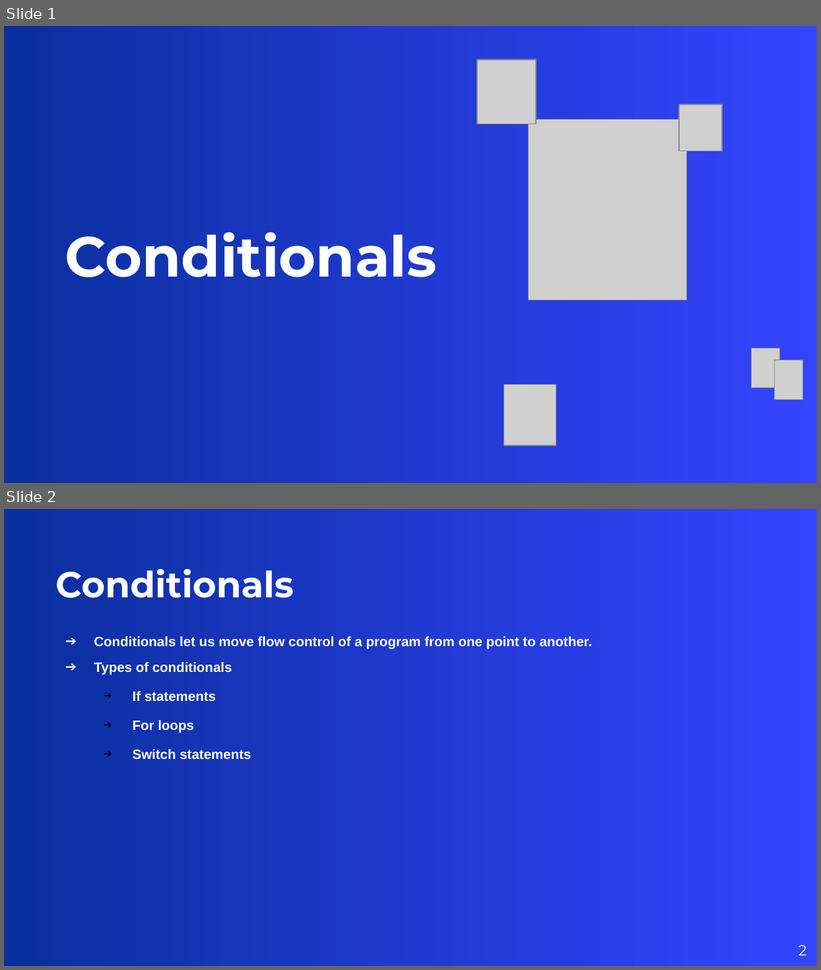
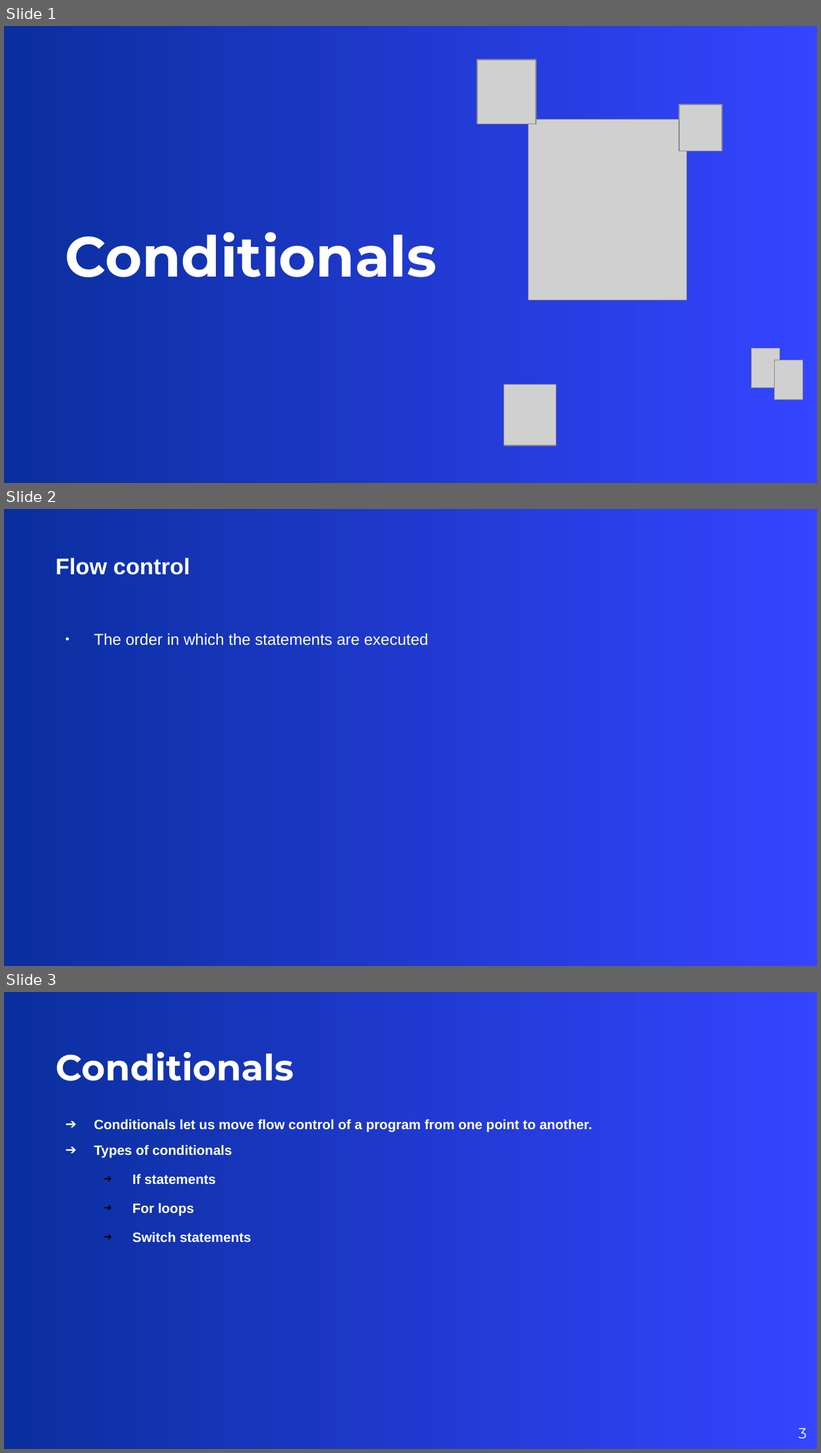
Before and after one commit to fahadalisarwar1/tutorialsgolang, a slide deck: Part_04_conditionals/P0_Conditionals.odp. Shown one above the other, each under a label of ours: slides 1 and 2 before the commit, slides 1, 2 and 3 after it. The pictures are 821x970 and 821x1453 pixels, drawn with LibreOffice and Linux fonts; fonts in the diff are those of the drawing; grey boxes stand for pictures; background and template pictures are left out. Boxes give left, top, right and bottom in pixels: in the first picture for what was removed or moved away, otherwise in the second. Text is boxed around its words. In the diff, an @@ line names an element or a change of style, - is before the commit and + after.

```diff
--- a/Part_04_conditionals/P0_Conditionals.odp
+++ b/Part_04_conditionals/P0_Conditionals.odp
@@ slide 2 added at (4, 509, 817, 966), background picture (left out) @@
@@ title added at (55, 558, 190, 575), 20 pt, text #FFFFFF, bold @@
+Flow control
@@ text added at (94, 633, 428, 646), 14 pt, text #FFFFFF @@
+● The order in which the statements are executed
@@ what was slide 2 is now slide 3 @@
@@ page number at (799, 1428, 807, 1439): text changed @@
-2
+3
```
Also in this commit, not shown: 8 other files.
